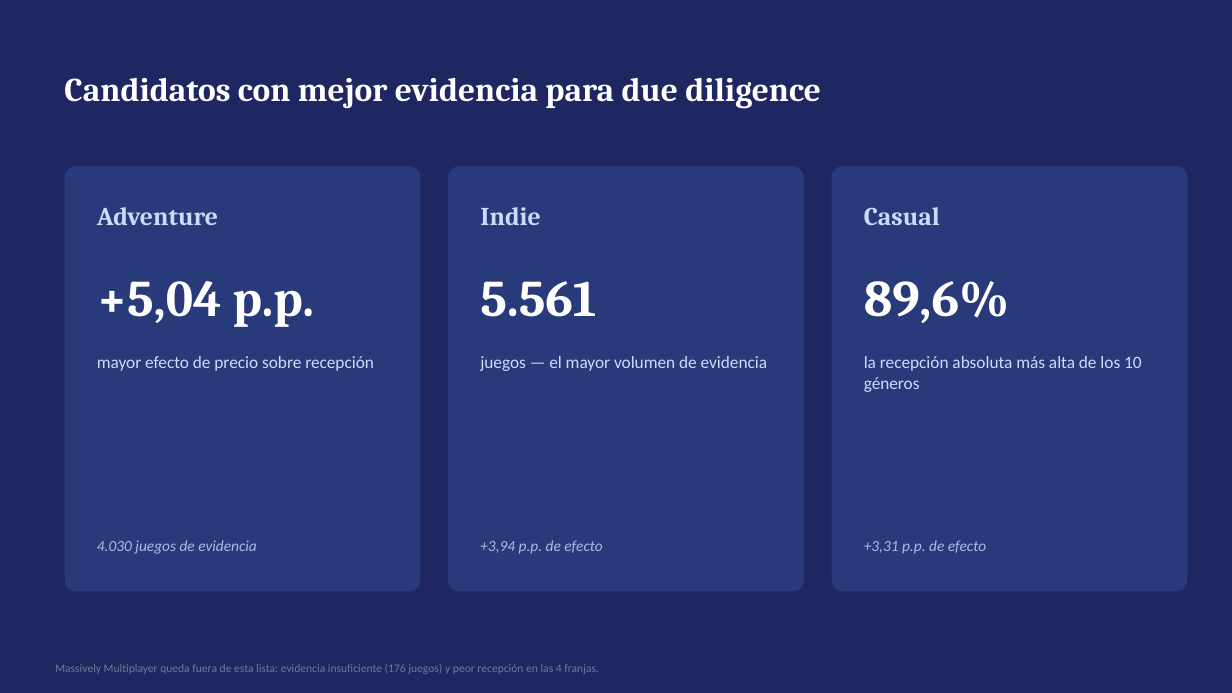
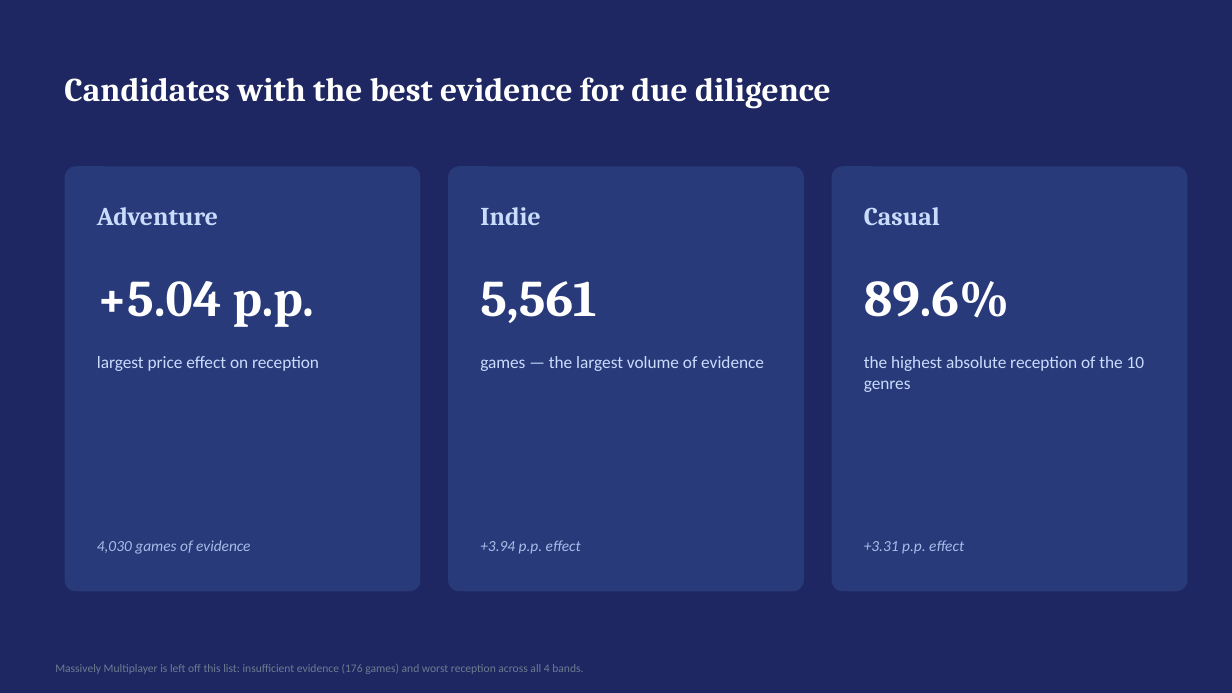
Before and after one commit to BobbyTarantino099/steam-price-reception, a slide deck: slide 8 of entregables/presentacion_fase5.pptx. Drawn at 1232x693 pixels with LibreOffice and Linux fonts; fonts in the diff are those of the drawing. Boxes give left, top, right and bottom in pixels: in the first picture for what was removed or moved away, otherwise in the second. Text is boxed around its words. In the diff, an @@ line names an element or a change of style, - is before the commit and + after.

```diff
--- a/entregables/presentacion_fase5.pptx
+++ b/entregables/presentacion_fase5.pptx
@@ text at bbox=[64, 77, 831, 108]: text changed @@
-Candidatos con mejor evidencia para due diligence
+Candidates with the best evidence for due diligence
@@ text at bbox=[97, 281, 314, 327]: text changed @@
-+5,04 p.p.
++5.04 p.p.
@@ text at bbox=[480, 281, 596, 323]: text changed @@
-5.561
+5,561
@@ text at bbox=[864, 281, 1009, 318]: text changed @@
-89,6%
+89.6%
@@ text at bbox=[97, 356, 319, 371]: text changed @@
-mayor efecto de precio sobre recepción
+largest price effect on reception
@@ text at bbox=[480, 356, 764, 371]: text changed @@
-juegos — el mayor volumen de evidencia
+games — the largest volume of evidence
@@ text at bbox=[864, 356, 1144, 392]: text changed @@
-la recepción absoluta más alta de los 10 géneros
+the highest absolute reception of the 10 genres
@@ text at bbox=[97, 540, 250, 554]: text changed @@
-4.030 juegos de evidencia
+4,030 games of evidence
@@ text at bbox=[480, 540, 581, 554]: text changed @@
-+3,94 p.p. de efecto
++3.94 p.p. effect
@@ text at bbox=[864, 540, 964, 554]: text changed @@
-+3,31 p.p. de efecto
++3.31 p.p. effect
@@ text at bbox=[55, 664, 583, 674]: text changed @@
-Massively Multiplayer queda fuera de esta lista: evidencia insuficiente (176 juegos) y peor recepción en las 4 franjas.
+Massively Multiplayer is left off this list: insufficient evidence (176 games) and worst reception across all 4 bands.
```
Also in this commit, not shown: 8 other slides changed, 4 slides added, 4 slides removed, 15 other files.
